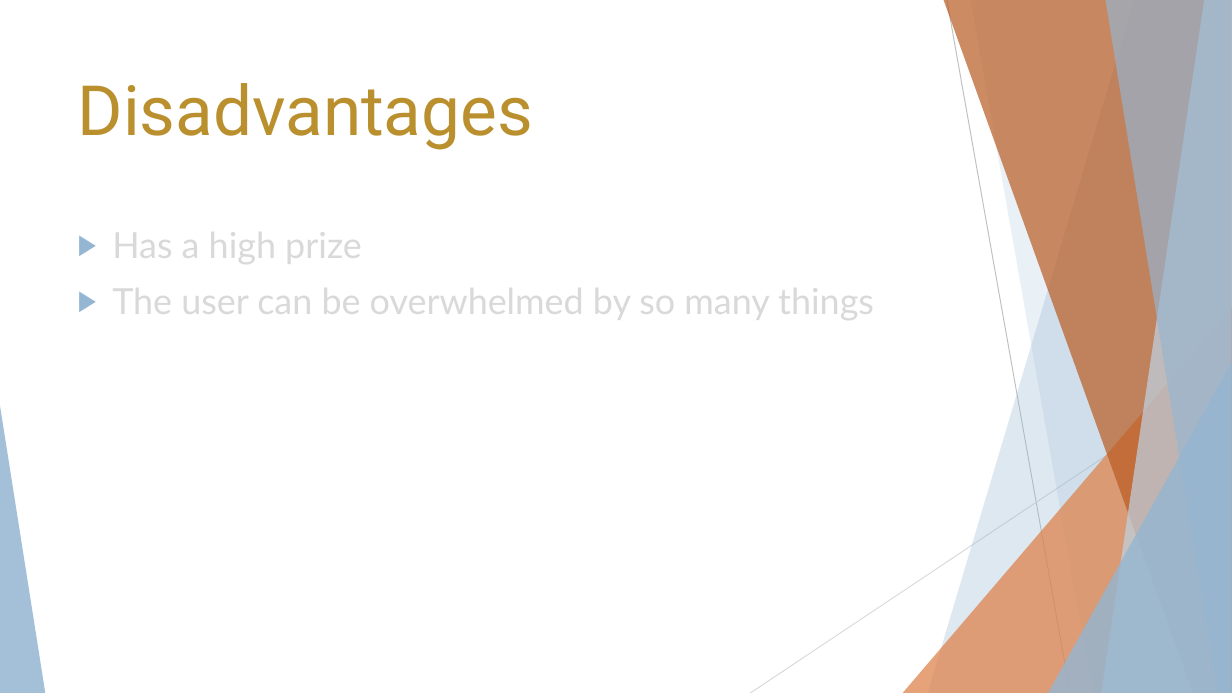
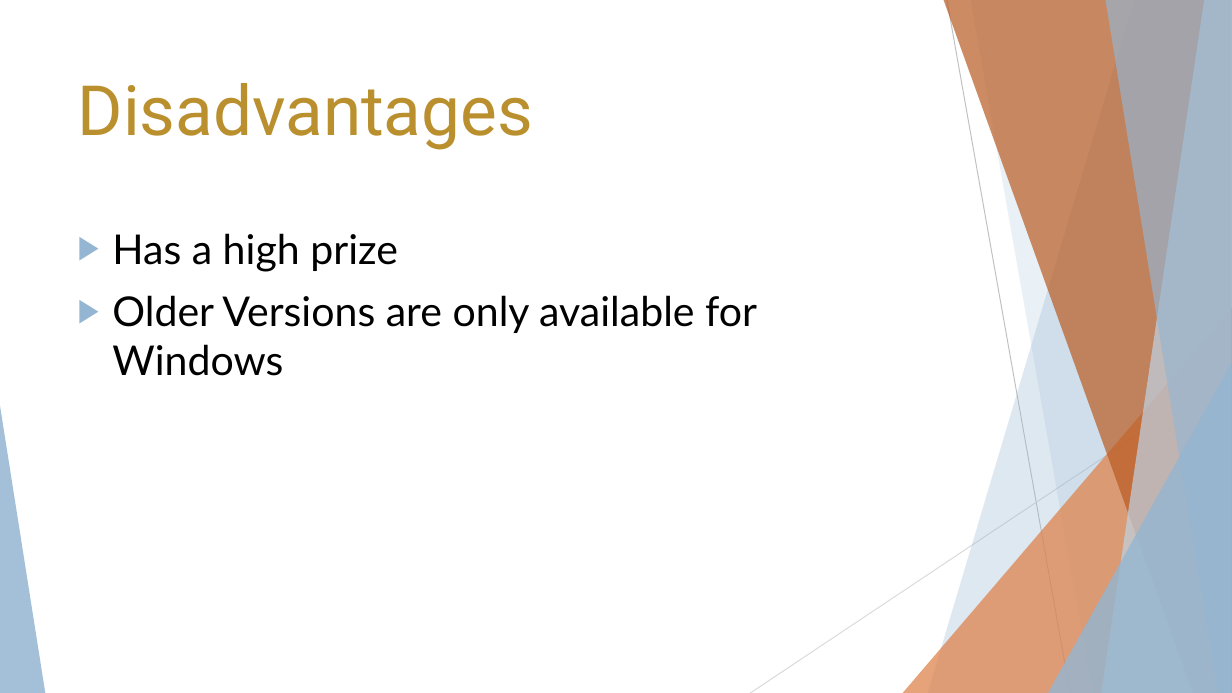
Before and after one commit to ArtelsmairAlexander/INSY_ER-Tools_Evaluation_Visio, a slide deck: slide 6 of Peyrer_Artelsmair_Visio.pptx. Drawn at 1232x693 pixels with LibreOffice and Linux fonts; fonts in the diff are those of the drawing. Boxes give left, top, right and bottom in pixels: in the first picture for what was removed or moved away, otherwise in the second. Text is boxed around its words. In the diff, an @@ line names an element or a change of style, - is before the commit and + after.

```diff
--- a/Peyrer_Artelsmair_Visio.pptx
+++ b/Peyrer_Artelsmair_Visio.pptx
@@ text at [112, 233, 398, 271]: size 28 to 32 pt, text colour #D9D9D9 to #000000 in "Has a high prize" @@
@@ text at [112, 295, 757, 376]: text changed; size 28 to 32 pt; text colour #D9D9D9 to #000000 @@
-▶ The user can be overwhelmed by so many things
+▶ Older Versions are only available for Windows
```
Also in this commit, not shown: 6 other slides changed.
